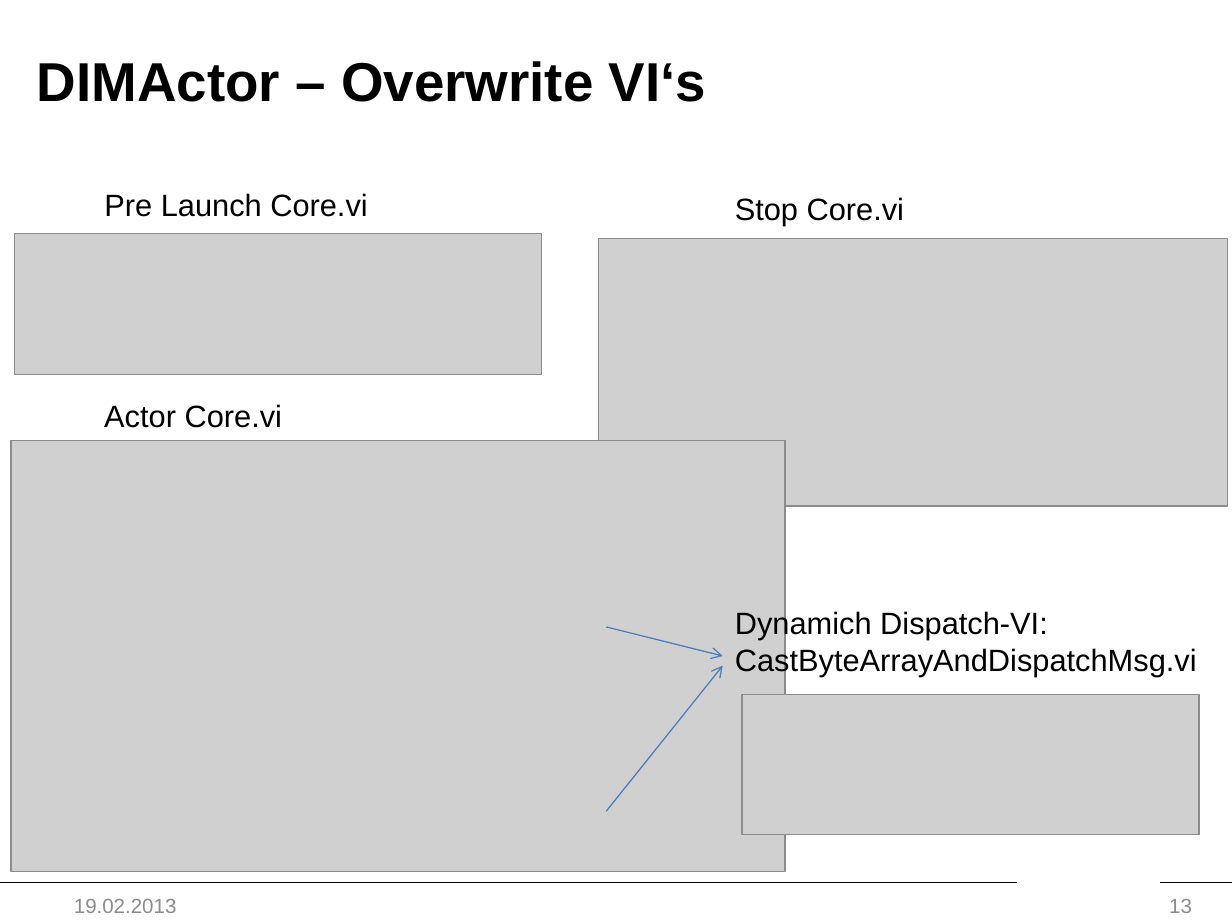
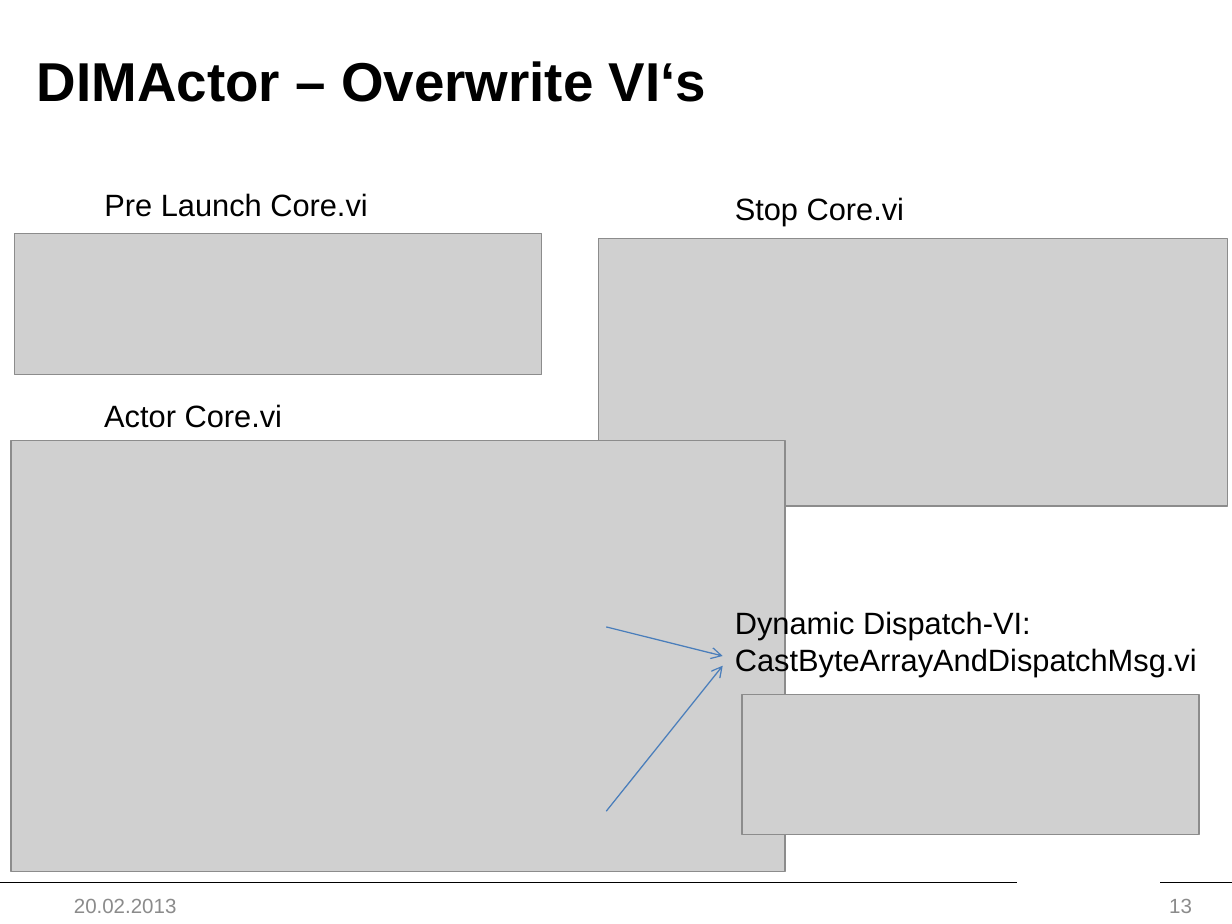
Before and after one commit to HB-GSI/DIMActor, a slide deck: slide 13 of Documentation/NI Actor Framework -DIMActor.pptx. Drawn at 1232x924 pixels with LibreOffice and Linux fonts; fonts in the diff are those of the drawing; grey boxes stand for pictures; background and template pictures are left out. Boxes give left, top, right and bottom in pixels: in the first picture for what was removed or moved away, otherwise in the second. Text is boxed around its words. In the diff, an @@ line names an element or a change of style, - is before the commit and + after.

```diff
--- a/Documentation/NI Actor Framework -DIMActor.pptx
+++ b/Documentation/NI Actor Framework -DIMActor.pptx
@@ text at bbox=[735, 610, 1031, 640]: text changed @@
-Dynamich Dispatch-VI:
+Dynamic Dispatch-VI:
@@ text at bbox=[74, 899, 177, 913]: text changed @@
-19.02.2013
+20.02.2013
```
Also in this commit, not shown: 17 other slides changed, 1 slide added.
